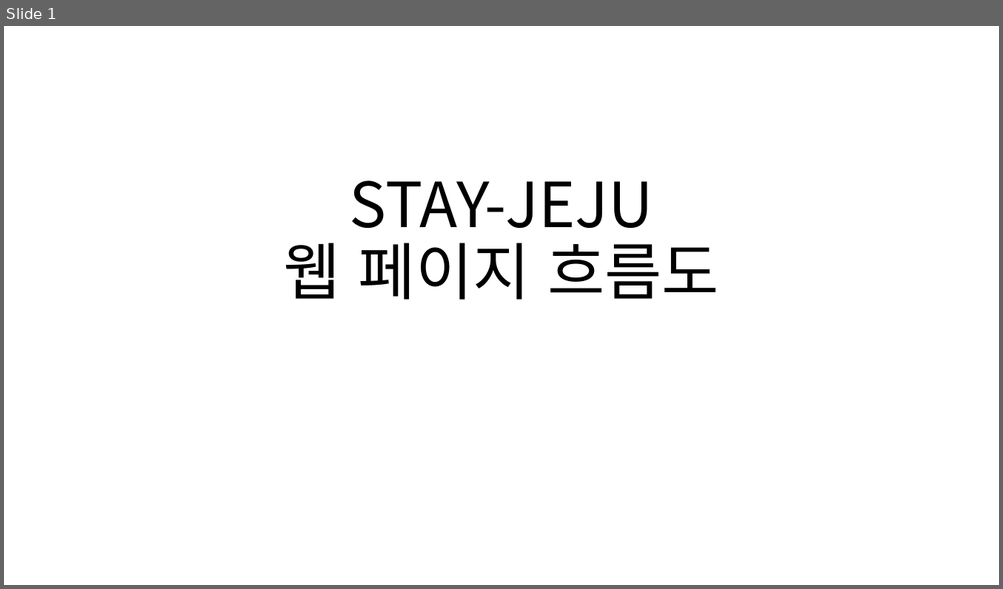
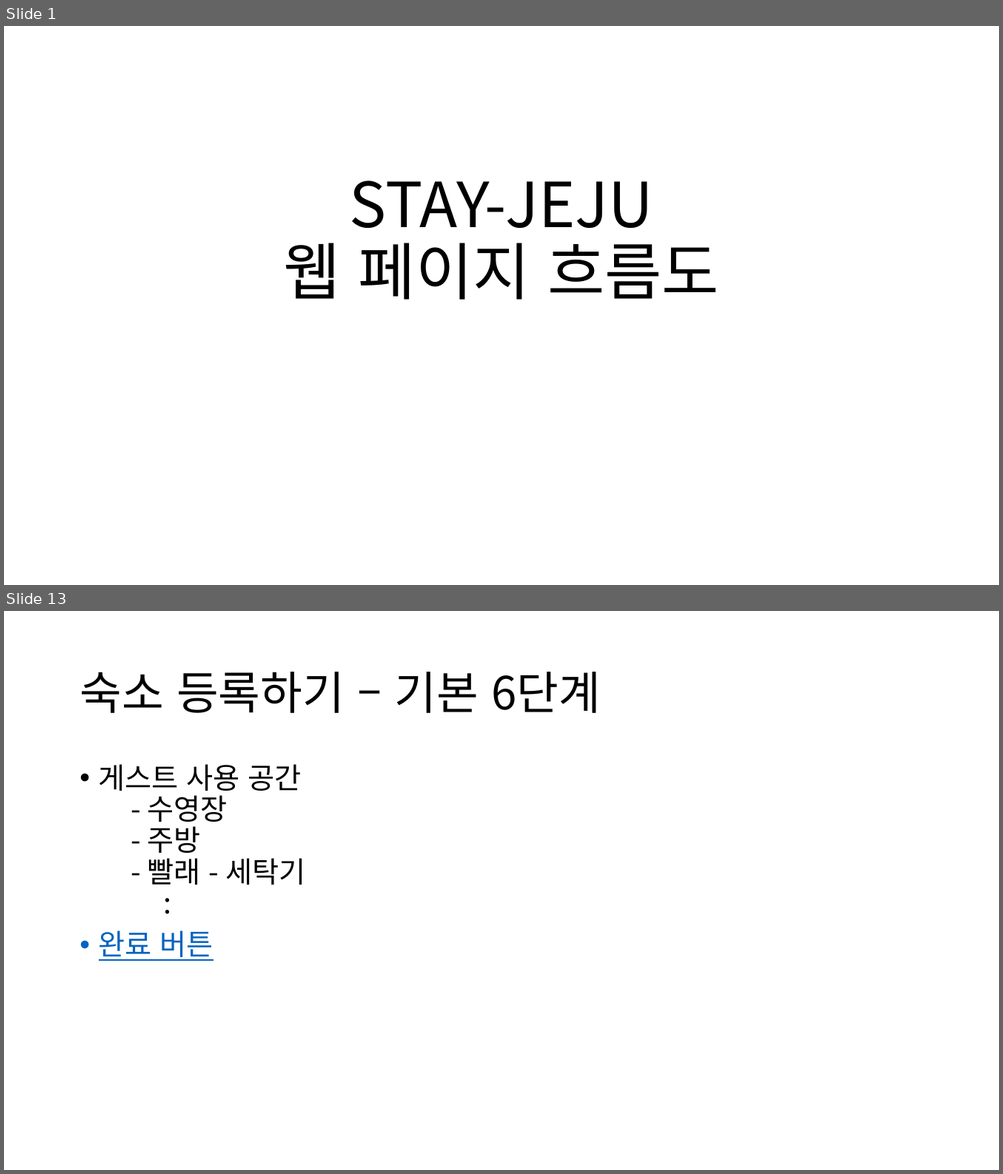
Before and after one commit to chyoojun/stay-jeju, a slide deck: doc/웹 페이지 흐름도.pptx. Shown one above the other, each under a label of ours: slide 1 before the commit, slides 1 and 13 after it; the slides between them are not shown. The pictures are 1003x589 and 1003x1174 pixels, drawn with LibreOffice and Linux fonts; fonts in the diff are those of the drawing. Boxes give left, top, right and bottom in pixels: in the first picture for what was removed or moved away, otherwise in the second. Text is boxed around its words. In the diff, an @@ line names an element or a change of style, - is before the commit and + after.

```diff
--- a/doc/웹 페이지 흐름도.pptx
+++ b/doc/웹 페이지 흐름도.pptx
@@ slide 13 added at box(4, 611, 999, 1170), background #FFFFFF @@
@@ title added at box(79, 672, 600, 713), 44 pt, text #000000 @@
+숙소 등록하기 – 기본 6단계
@@ text added at box(99, 764, 305, 961), 28 pt, text #000000 @@
+• 게스트 사용 공간
+  - 수영장
+  - 주방
+  - 빨래 - 세탁기
+  :
+• 완료 버튼
```
Also in this commit, not shown: 23 other slides added, 1 slide removed.
